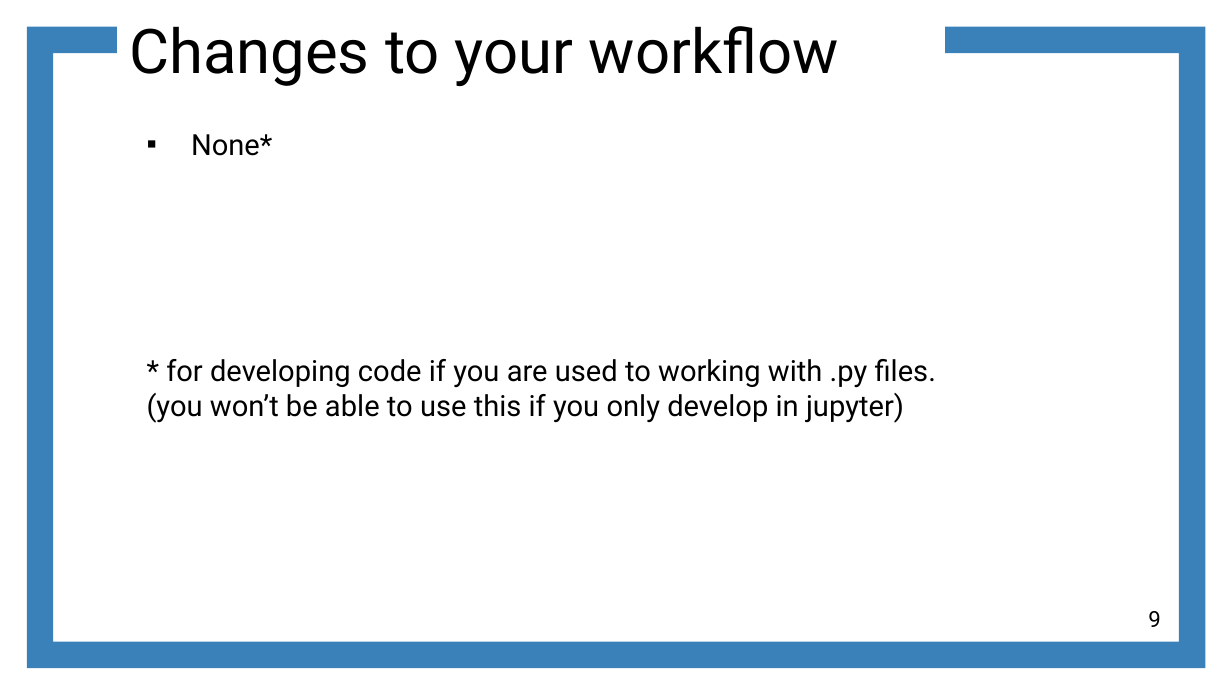
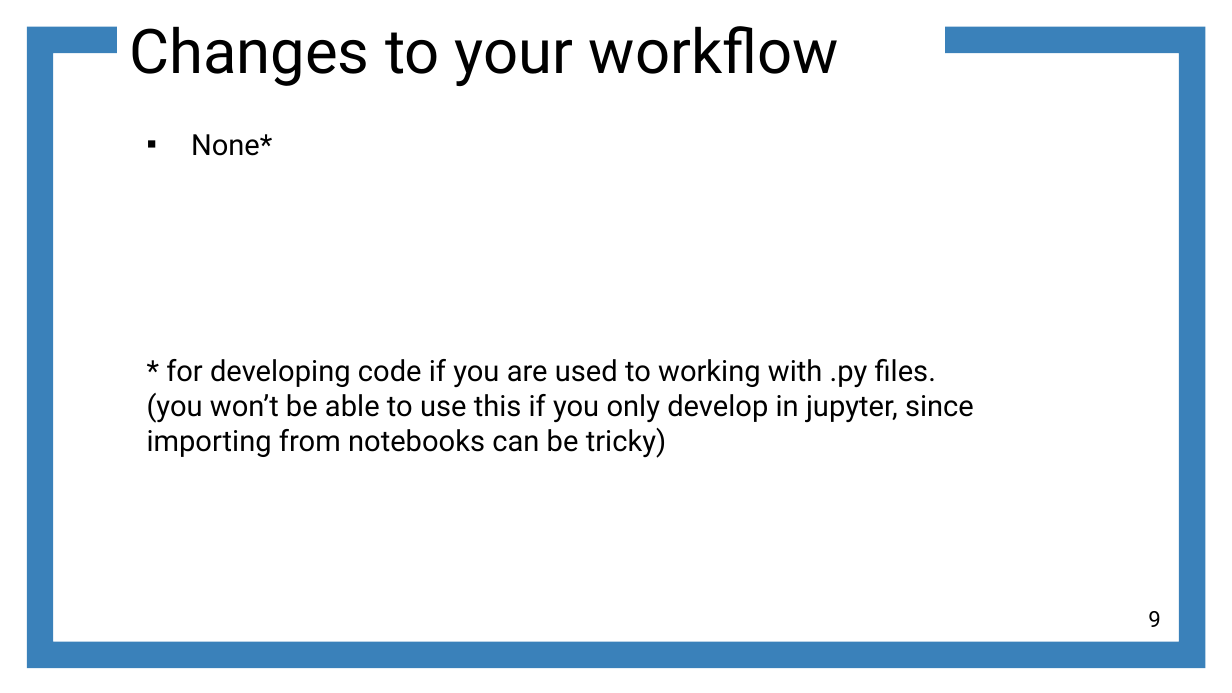
Before and after one commit to otizonaizit/TAM-retreat, a slide deck: slide 9 of ODD/materials/part2_packages_editable_install.pptx. Drawn at 1232x693 pixels with LibreOffice and Linux fonts; fonts in the diff are those of the drawing. Boxes give left, top, right and bottom in pixels: in the first picture for what was removed or moved away, otherwise in the second. Text is boxed around its words. In the diff, an @@ line names an element or a change of style, - is before the commit and + after.

```diff
--- a/ODD/materials/part2_packages_editable_install.pptx
+++ b/ODD/materials/part2_packages_editable_install.pptx
@@ text at (x1=147, y1=359, x2=974, y2=458): text changed @@
-* for developing code if you are used to working with .py files.
-(you won’t be able to use this if you only develop in jupyter)
+* for developing code if you are used to working with .py files.
+(you won’t be able to use this if you only develop in jupyter, since importing from notebooks can be tricky)
```
Also in this commit, not shown: 6 other slides changed, 2 other files.
